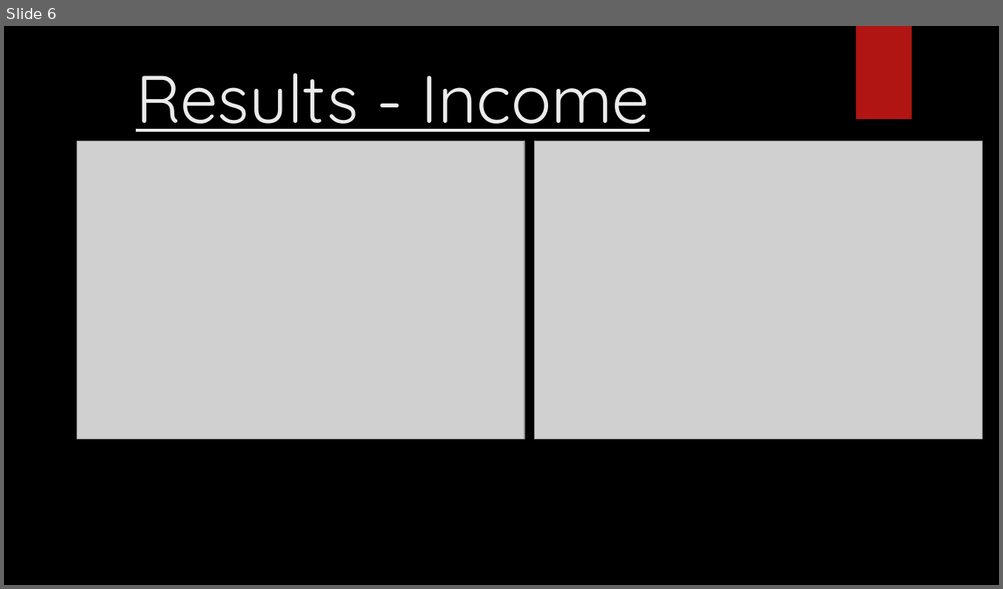
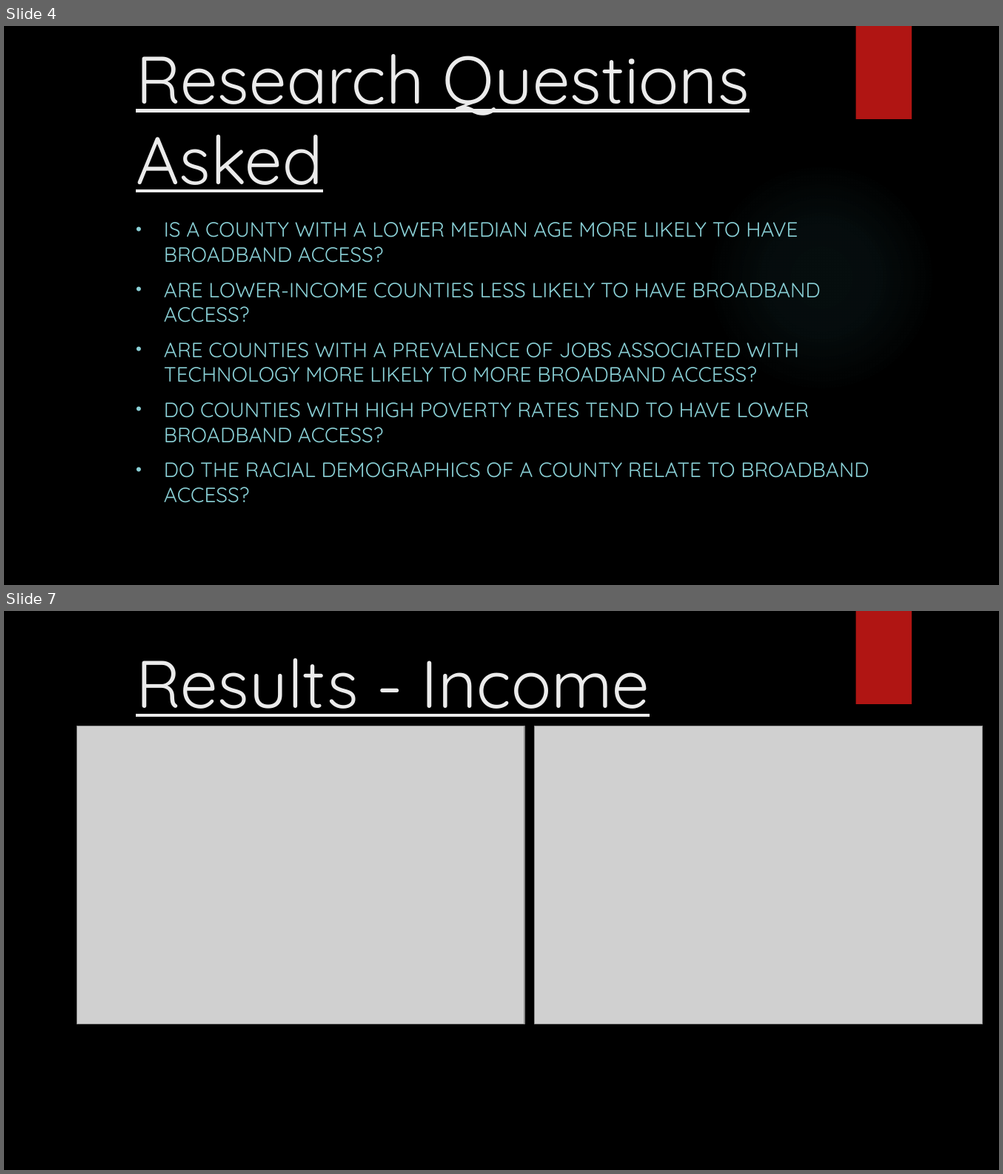
Before and after one commit to Falcon-d/Project-1-Broadband-Access, a slide deck: Project 1 Deck.pptx. Shown one above the other, each under a label of ours: slide 6 before the commit, slides 4 and 7 after it; the slides between them are not shown. The pictures are 1003x589 and 1003x1174 pixels, drawn with LibreOffice and Linux fonts; fonts in the diff are those of the drawing; grey boxes stand for pictures; background and template pictures are left out. Boxes give left, top, right and bottom in pixels: in the first picture for what was removed or moved away, otherwise in the second. Text is boxed around its words. In the diff, an @@ line names an element or a change of style, - is before the commit and + after.

```diff
--- a/Project 1 Deck.pptx
+++ b/Project 1 Deck.pptx
@@ slide 4 added at bbox=[4, 26, 999, 585], background picture (left out); not listed: 1 template element that a slide beside it also shows @@
@@ title added at bbox=[136, 54, 749, 192], 64.8 pt, text #EBEBEB, underline @@
+Research Questions Asked
@@ ellipse added at bbox=[706, 163, 936, 392], fill gradient #50B9C1 @@
@@ subtitle added at bbox=[164, 222, 868, 503], 20 pt, text #8AD0D6 @@
+• IS A COUNTY WITH A LOWER MEDIAN AGE MORE LIKELY TO HAVE BROADBAND ACCESS?
+• ARE LOWER-INCOME COUNTIES LESS LIKELY TO HAVE BROADBAND ACCESS?
+• ARE COUNTIES WITH A PREVALENCE OF JOBS ASSOCIATED WITH TECHNOLOGY MORE LIKELY TO MORE BROADBAND ACCESS?
+• DO COUNTIES WITH HIGH POVERTY RATES TEND TO HAVE LOWER BROADBAND ACCESS?
+• DO THE RACIAL DEMOGRAPHICS OF A COUNTY RELATE TO BROADBAND ACCESS?
@@ what was slide 6 is now slide 7 @@
```
Also in this commit, not shown: 5 slides changed, 1 other slide added, 1 slide removed.
